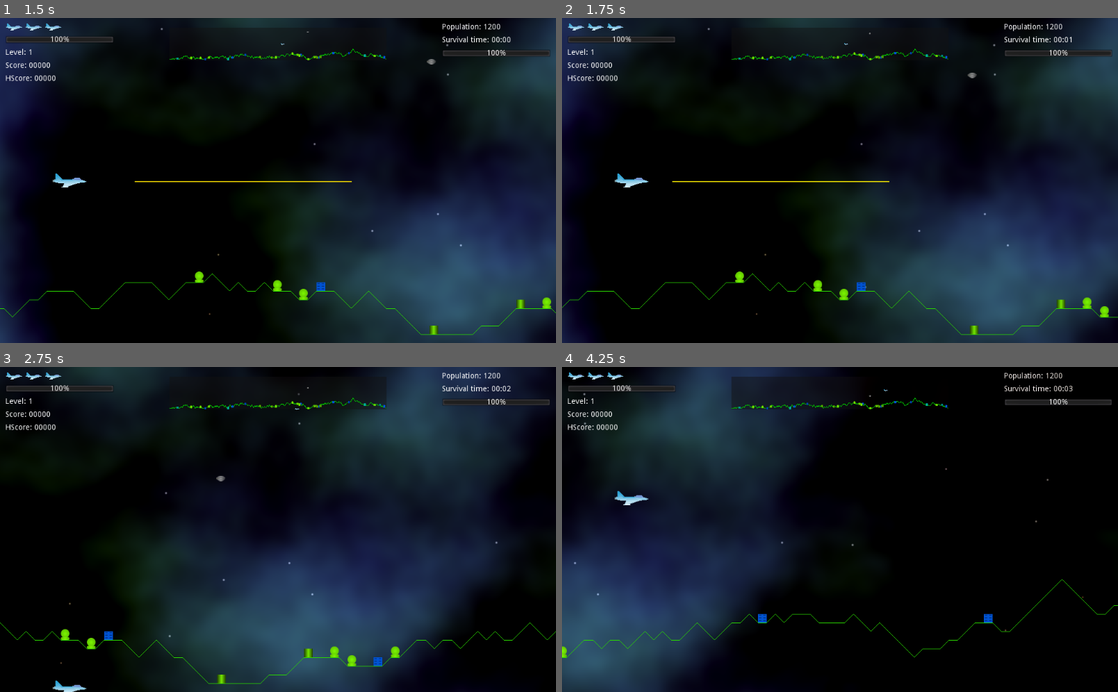
Above: before the commit, frames 1-4 (two rows, left to right).
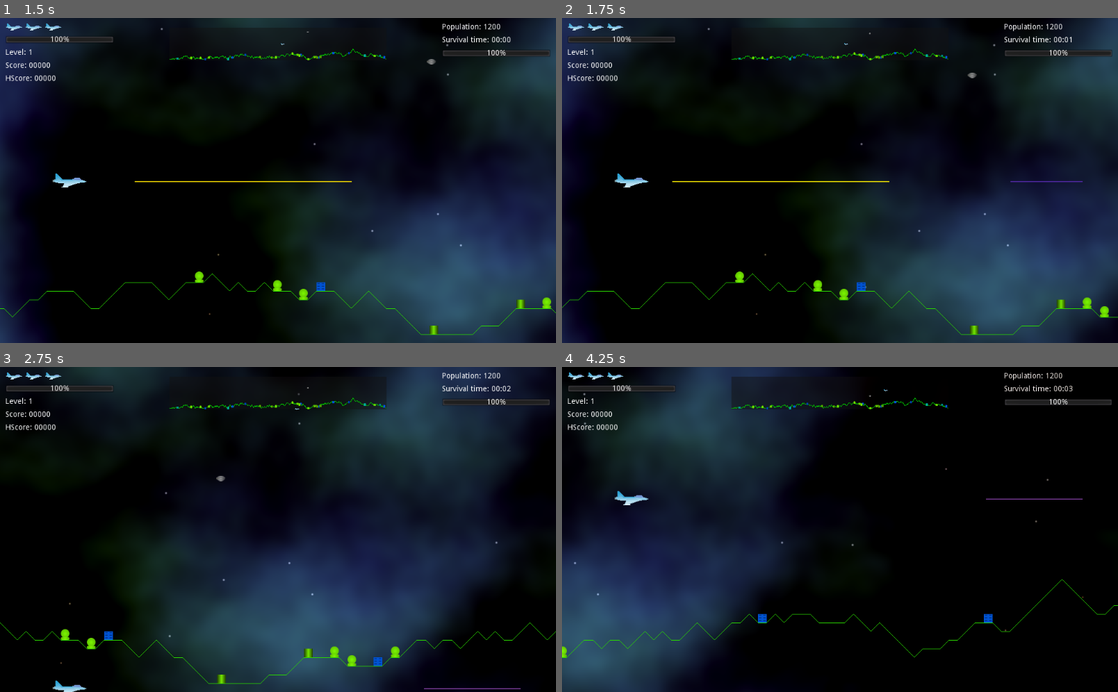
Above: after the commit, the same moments.

Repository: andrew-wilkes/godotia
Game: Godot game, scene res://scenes/Main.tscn
Same seed, same stepped clock (60 frames per second), same inputs: the game is played once before the commit and once after it.
Inputs:
- Up to frame 1 (1.5 s): click "PLAY" at 0.5 s; tap Enter (ui_accept) at 1.25 s; hold Right (ui_right) from 1.28 s (still down)
- Up to frame 2 (1.75 s): keep holding Right (ui_right); tap Enter (ui_accept) at 1.52 s
- Up to frame 3 (2.75 s): release Right (ui_right) at 2.03 s; hold Down (ui_down) from 2.03 s (still down); tap Enter (ui_accept) at 2.27 s
- Up to frame 4 (4.25 s): release Down (ui_down) at 2.78 s; hold Right (ui_right) 2.78-3.53 s; hold Up (ui_up) from 3.53 s (still down); tap Enter (ui_accept) at 3.77 s

Frame 1 is identical in both runs. In frame 2, less than 0.1% of the frame differs, in the area x 80-94%, y 50-51%; in frame 3, less than 0.1%, in the area x 76-94%, y 98-100%; in frame 4, less than 0.1%.

Commit message:
Ensure that all beam tweens are played

Diff:
--- a/scenes/Beam.gd
+++ b/scenes/Beam.gd
@@ -58,8 +58,8 @@
 				position = Vector2(100, rand_range(100, 120))
 				reach = rand_range(200, 400)
 				step = -1
-			else:
-				# dispose of this object after the tweens complete
-				queue_free()
-				return
+		3:
+			# dispose of this object after the tweens complete
+			queue_free()
+			return
 	tween.start()
